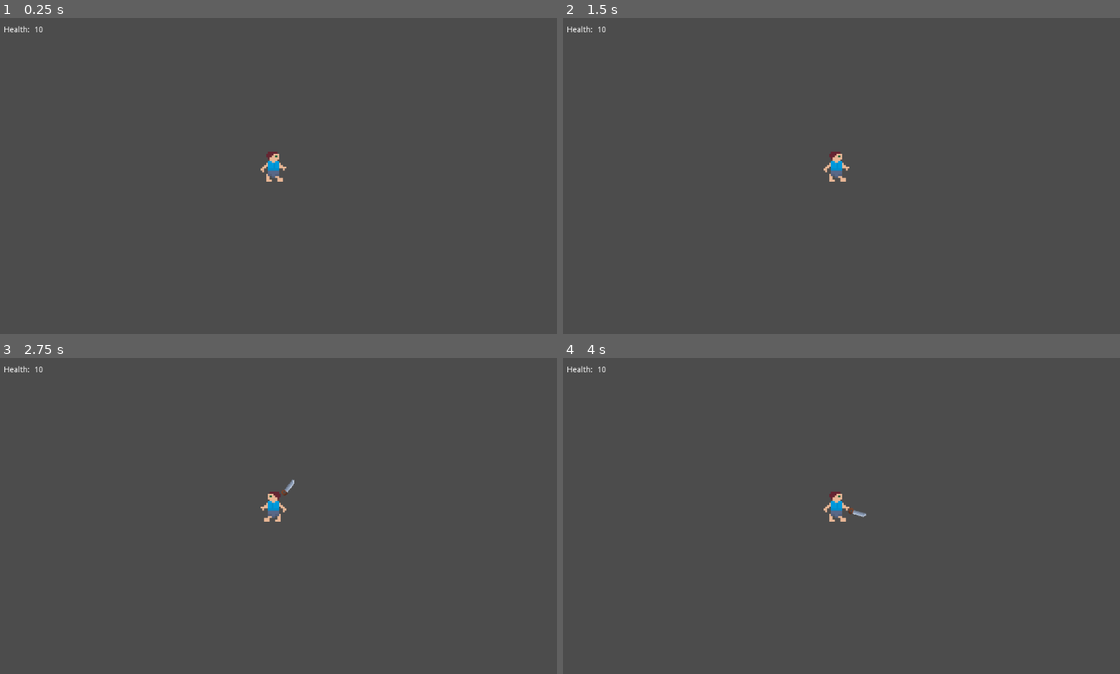
Above: before the commit, frames 1-4 (two rows, left to right).
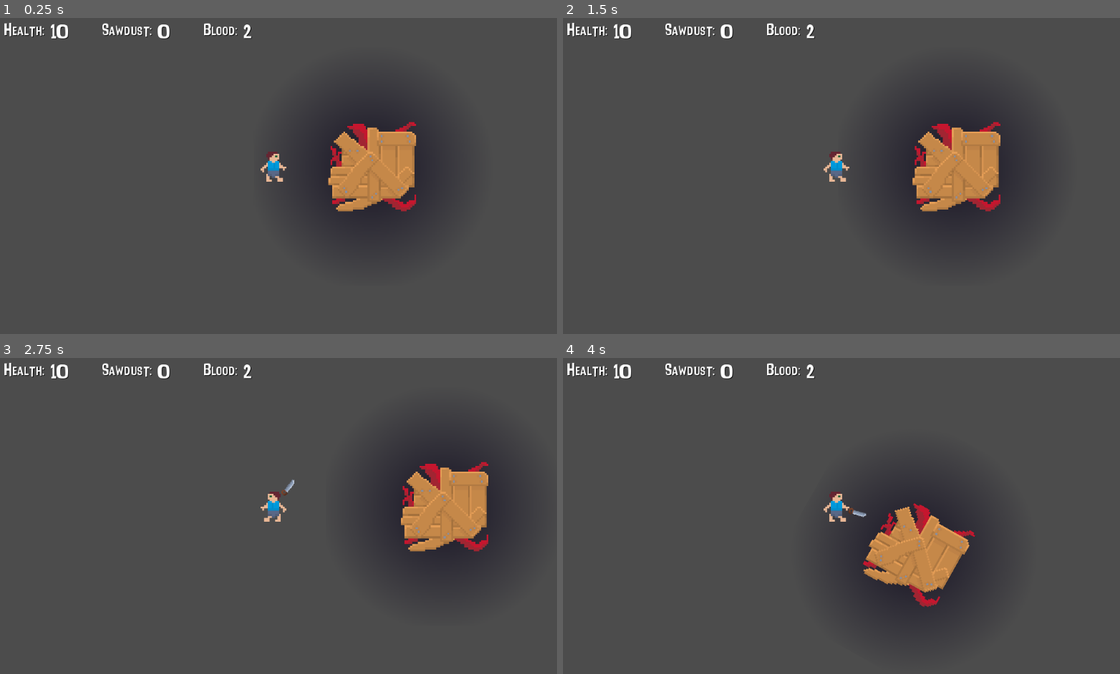
Above: after the commit, the same moments.

Repository: mcprog/BloodAndSawdust
Game: Godot game, scene res://Scenes/Player.tscn
Same seed, same stepped clock (60 frames per second), same inputs: the game is played once before the commit and once after it. The project has no main scene, so this scene is started directly.
Inputs (mouse positions are in pixels of both pictures, inside the frame that each line leads up to):
- Up to frame 1 (0.25 s): no input
- Up to frame 2 (1.5 s): move the mouse to (964, 150) at 0.52 s; press the mouse at (964, 150) at 0.53 s; hold D (right) from 0.53 s (still down); tap Space (jump) at 0.77 s; move the mouse to (724, 182) at 1.27 s; release the mouse at (724, 182) at 1.28 s; click (724, 182) at 1.35 s
- Up to frame 3 (2.75 s): tap Space (jump) at 1.52 s; move the mouse to (328, 433) at 2.02 s; release D (right) at 2.03 s; press the mouse at (328, 433) at 2.03 s; hold A (left) from 2.03 s (still down)
- Up to frame 4 (4 s): move the mouse to (808, 572) at 2.77 s; release A (left) at 2.78 s; release the mouse at (808, 572) at 2.78 s; hold D (right) from 2.78 s (still down); click (808, 572) at 2.85 s; tap Space (jump) at 3.02, 3.77 s; move the mouse to (1008, 557) at 3.52 s; press the mouse at (1008, 557) at 3.53 s

The runs differ from the first frame. In frame 1, 9.4% of the frame differs, in the area x 0-80%, y 1-70%; in frame 2, 9.4%; in frame 3, 9.4%, in the area x 0-93%, y 1-70%; in frame 4, 9.4%.

Commit message:
added splinters and patrolling mosnter ai

Diff:
--- /dev/null
+++ b/Fonts/intensa_large.tres
@@ -0,0 +1,7 @@
+[gd_resource type="DynamicFont" load_steps=2 format=2]
+
+[ext_resource path="res://Fonts/Intensa Fuente.ttf" type="DynamicFontData" id=1]
+
+[resource]
+size = 48
+font_data = ExtResource( 1 )
--- /dev/null
+++ b/Fonts/intensa_normal.tres
@@ -0,0 +1,7 @@
+[gd_resource type="DynamicFont" load_steps=2 format=2]
+
+[ext_resource path="res://Fonts/Intensa Fuente.ttf" type="DynamicFontData" id=1]
+
+[resource]
+size = 30
+font_data = ExtResource( 1 )
--- a/Scenes/Crate.tscn
+++ b/Scenes/Crate.tscn
@@ -1,17 +1,81 @@
-[gd_scene load_steps=3 format=2]
+[gd_scene load_steps=6 format=2]
 
 [ext_resource path="res://Sprites/crate.png" type="Texture" id=1]
+[ext_resource path="res://Scripts/Crate.gd" type="Script" id=2]
 
 [sub_resource type="RectangleShape2D" id=1]
 extents = Vector2( 10, 11 )
+
+[sub_resource type="Animation" id=3]
+resource_name = "Break"
+length = 0.5
+tracks/0/type = "value"
+tracks/0/path = NodePath("Sprite:scale")
+tracks/0/interp = 1
+tracks/0/loop_wrap = true
+tracks/0/imported = false
+tracks/0/enabled = true
+tracks/0/keys = {
+"times": PoolRealArray( 0, 0.1, 0.2, 0.3, 0.4, 0.5 ),
+"transitions": PoolRealArray( 1, 1, 1, 1, 1, 1 ),
+"update": 0,
+"values": [ Vector2( 1, 1 ), Vector2( 0.8, 1 ), Vector2( 1, 1 ), Vector2( 1, 0.8 ), Vector2( 1, 1 ), Vector2( 1.1, 1.1 ) ]
+}
+tracks/1/type = "value"
+tracks/1/path = NodePath("Sprite:modulate")
+tracks/1/interp = 1
+tracks/1/loop_wrap = true
+tracks/1/imported = false
+tracks/1/enabled = true
+tracks/1/keys = {
+"times": PoolRealArray( 0.4, 0.5 ),
+"transitions": PoolRealArray( 1, 1 ),
+"update": 0,
+"values": [ Color( 1, 1, 1, 1 ), Color( 1, 1, 1, 0.627451 ) ]
+}
+tracks/2/type = "method"
+tracks/2/path = NodePath(".")
+tracks/2/interp = 1
+tracks/2/loop_wrap = true
+tracks/2/imported = false
+tracks/2/enabled = true
+tracks/2/keys = {
+"times": PoolRealArray( 0.5 ),
+"transitions": PoolRealArray( 1 ),
+"values": [ {
+"args": [  ],
+"method": "destroy"
+} ]
+}
+
+[sub_resource type="Animation" id=2]
+resource_name = "Breaking"
+loop = true
+tracks/0/type = "value"
+tracks/0/path = NodePath("Sprite:rotation_degrees")
+tracks/0/interp = 1
+tracks/0/loop_wrap = true
+tracks/0/imported = false
+tracks/0/enabled = true
+tracks/0/keys = {
+"times": PoolRealArray( 0, 0.2, 0.4, 0.6, 0.8, 1 ),
+"transitions": PoolRealArray( 1, 1, 1, 1, 1, 1 ),
+"update": 0,
+"values": [ 0.0, 5.0, 0.0, -5.0, 2.0, 0.0 ]
+}
 
 [node name="Crate" type="StaticBody2D" groups=[
 "wood",
 ]]
 collision_mask = 12
+script = ExtResource( 2 )
 
 [node name="Sprite" type="Sprite" parent="."]
 texture = ExtResource( 1 )
 
 [node name="CollisionShape2D" type="CollisionShape2D" parent="."]
 shape = SubResource( 1 )
+
+[node name="AnimationPlayer" type="AnimationPlayer" parent="."]
+anims/Break = SubResource( 3 )
+anims/Breaking = SubResource( 2 )
--- a/Scenes/Game.tscn
+++ b/Scenes/Game.tscn
@@ -40,6 +40,9 @@
 [node name="Barrier2" parent="." instance=ExtResource( 5 )]
 position = Vector2( 559, -94 )
 rotation = -1.5708
+
+[node name="Crate" parent="." instance=ExtResource( 8 )]
+position = Vector2( -5, -17 )
 
 [node name="Player" parent="." instance=ExtResource( 2 )]
 position = Vector2( 54, 34 )
@@ -87,6 +90,3 @@
 
 [node name="Bloop" parent="." instance=ExtResource( 6 )]
 position = Vector2( 30, -28 )
-
-[node name="Crate" parent="." instance=ExtResource( 8 )]
-position = Vector2( -5, -17 )
--- /dev/null
+++ b/Scenes/Monster.tscn
@@ -0,0 +1,44 @@
+[gd_scene load_steps=8 format=2]
+
+[ext_resource path="res://Sprites/vinette.png" type="Texture" id=1]
+[ext_resource path="res://Sprites/monster.png" type="Texture" id=2]
+[ext_resource path="res://Scripts/Monster.gd" type="Script" id=3]
+[ext_resource path="res://Audio/crunch.wav" type="AudioStream" id=4]
+[ext_resource path="res://Audio/slurp.wav" type="AudioStream" id=5]
+[ext_resource path="res://Audio/angry.wav" type="AudioStream" id=6]
+
+[sub_resource type="CircleShape2D" id=1]
+radius = 24.0208
+
+[node name="Monster" type="Node2D"]
+script = ExtResource( 3 )
+
+[node name="RayCast2D" type="RayCast2D" parent="."]
+cast_to = Vector2( 50, 0 )
+
+[node name="MonsterOrigin" type="Node2D" parent="."]
+
+[node name="MonsterBody" type="Area2D" parent="MonsterOrigin"]
+position = Vector2( 60, 0 )
+
+[node name="Shadow" type="Sprite" parent="MonsterOrigin/MonsterBody"]
+scale = Vector2( 0.5, 0.5 )
+texture = ExtResource( 1 )
+
+[node name="Sprite" type="Sprite" parent="MonsterOrigin/MonsterBody"]
+texture = ExtResource( 2 )
+
+[node name="CollisionShape2D" type="CollisionShape2D" parent="MonsterOrigin/MonsterBody"]
+shape = SubResource( 1 )
+
+[node name="RayCast2D" type="RayCast2D" parent="MonsterOrigin/MonsterBody"]
+cast_to = Vector2( 30, 0 )
+
+[node name="EatSound" type="AudioStreamPlayer2D" parent="."]
+stream = ExtResource( 4 )
+
+[node name="DrinkSound" type="AudioStreamPlayer2D" parent="."]
+stream = ExtResource( 5 )
+
+[node name="AngrySound" type="AudioStreamPlayer2D" parent="."]
+stream = ExtResource( 6 )
--- a/Scenes/Player.tscn
+++ b/Scenes/Player.tscn
@@ -1,8 +1,11 @@
-[gd_scene load_steps=6 format=2]
+[gd_scene load_steps=9 format=2]
 
 [ext_resource path="res://Sprites/player.png" type="Texture" id=1]
 [ext_resource path="res://Scripts/Player.gd" type="Script" id=2]
 [ext_resource path="res://Scenes/Saw.tscn" type="PackedScene" id=3]
+[ext_resource path="res://Fonts/intensa_normal.tres" type="DynamicFont" id=4]
+[ext_resource path="res://Fonts/intensa_large.tres" type="DynamicFont" id=5]
+[ext_resource path="res://Scenes/Monster.tscn" type="PackedScene" id=6]
 
 [sub_resource type="CapsuleShape2D" id=1]
 radius = 5.0
@@ -29,6 +32,9 @@
 collision_layer = 4
 collision_mask = 19
 script = ExtResource( 2 )
+sawdust = 0
+
+[node name="Monster" parent="." instance=ExtResource( 6 )]
 
 [node name="Saw" parent="." instance=ExtResource( 3 )]
 position = Vector2( 0, 0 )
@@ -56,24 +62,89 @@
 "_edit_use_anchors_": false
 }
 
-[node name="HBoxContainer" type="HBoxContainer" parent="HUD/MarginContainer"]
+[node name="Stats" type="HBoxContainer" parent="HUD/MarginContainer"]
 margin_left = 30.0
 margin_top = 10.0
 margin_right = 994.0
 margin_bottom = 100.0
+custom_constants/separation = 60
 
-[node name="HealthLabel" type="Label" parent="HUD/MarginContainer/HBoxContainer"]
-margin_top = 38.0
-margin_right = 50.0
-margin_bottom = 52.0
-text = "Health: "
+[node name="Health" type="HBoxContainer" parent="HUD/MarginContainer/Stats"]
+margin_right = 116.0
+margin_bottom = 90.0
+custom_constants/separation = 10
 
-[node name="HealthValue" type="Label" parent="HUD/MarginContainer/HBoxContainer"]
-margin_left = 54.0
-margin_top = 38.0
-margin_right = 70.0
-margin_bottom = 52.0
+[node name="Label" type="Label" parent="HUD/MarginContainer/Stats/Health"]
+margin_top = 28.0
+margin_right = 73.0
+margin_bottom = 61.0
+custom_fonts/font = ExtResource( 4 )
+custom_colors/font_color_shadow = Color( 0, 0, 0, 1 )
+text = "Health:"
+__meta__ = {
+"_edit_use_anchors_": false
+}
+
+[node name="Value" type="Label" parent="HUD/MarginContainer/Stats/Health"]
+margin_left = 83.0
+margin_top = 19.0
+margin_right = 116.0
+margin_bottom = 70.0
+custom_fonts/font = ExtResource( 5 )
+custom_colors/font_color_shadow = Color( 0, 0, 0, 1 )
 text = "10"
+
+[node name="Sawdust" type="HBoxContainer" parent="HUD/MarginContainer/Stats"]
+margin_left = 176.0
+margin_right = 297.0
+margin_bottom = 90.0
+custom_constants/separation = 10
+
+[node name="Label" type="Label" parent="HUD/MarginContainer/Stats/Sawdust"]
+margin_top = 28.0
+margin_right = 89.0
+margin_bottom = 61.0
+custom_fonts/font = ExtResource( 4 )
+custom_colors/font_color_shadow = Color( 0, 0, 0, 1 )
+text = "Sawdust:"
+__meta__ = {
+"_edit_use_anchors_": false
+}
+
+[node name="Value" type="Label" parent="HUD/MarginContainer/Stats/Sawdust"]
+margin_left = 99.0
+margin_top = 19.0
+margin_right = 121.0
+margin_bottom = 70.0
+custom_fonts/font = ExtResource( 5 )
+custom_colors/font_color_shadow = Color( 0, 0, 0, 1 )
+text = "0"
+
+[node name="Blood" type="HBoxContainer" parent="HUD/MarginContainer/Stats"]
+margin_left = 357.0
+margin_right = 450.0
+margin_bottom = 90.0
+custom_constants/separation = 10
+
+[node name="Label" type="Label" parent="HUD/MarginContainer/Stats/Blood"]
+margin_top = 28.0
+margin_right = 61.0
+margin_bottom = 61.0
+custom_fonts/font = ExtResource( 4 )
+custom_colors/font_color_shadow = Color( 0, 0, 0, 1 )
+text = "Blood:"
+__meta__ = {
+"_edit_use_anchors_": false
+}
+
+[node name="Value" type="Label" parent="HUD/MarginContainer/Stats/Blood"]
+margin_left = 71.0
+margin_top = 19.0
+margin_right = 93.0
+margin_bottom = 70.0
+custom_fonts/font = ExtResource( 5 )
+custom_colors/font_color_shadow = Color( 0, 0, 0, 1 )
+text = "0"
 
 [node name="AnimationPlayer" type="AnimationPlayer" parent="."]
 anims/Hurt = SubResource( 2 )
--- a/Scenes/Saw.tscn
+++ b/Scenes/Saw.tscn
@@ -46,9 +46,12 @@
 
 [node name="SawOrigin" type="Node2D" parent="."]
 
-[node name="Area2D" type="Area2D" parent="SawOrigin"]
+[node name="Area2D" type="Area2D" parent="SawOrigin" groups=[
+"saw",
+]]
 position = Vector2( 10, 0 )
 scale = Vector2( 0.5, 0.5 )
+collision_layer = 32
 
 [node name="Sprite" type="Sprite" parent="SawOrigin/Area2D"]
 rotation = 0.785398
@@ -64,3 +67,4 @@
 [node name="AudioStreamPlayer2D" type="AudioStreamPlayer2D" parent="."]
 stream = ExtResource( 3 )
 [connection signal="body_entered" from="SawOrigin/Area2D" to="." method="_on_Area2D_body_entered"]
+[connection signal="body_exited" from="SawOrigin/Area2D" to="." method="_on_Area2D_body_exited"]
--- /dev/null
+++ b/Scenes/Splinter.tscn
@@ -0,0 +1,23 @@
+[gd_scene load_steps=4 format=2]
+
+[ext_resource path="res://Sprites/spear.png" type="Texture" id=1]
+[ext_resource path="res://Scripts/Splinter.gd" type="Script" id=2]
+
+[sub_resource type="RectangleShape2D" id=1]
+extents = Vector2( 15, 1 )
+
+[node name="Splinter" type="Area2D"]
+scale = Vector2( 0.5, 0.5 )
+collision_layer = 16
+collision_mask = 14
+script = ExtResource( 2 )
+
+[node name="Sprite" type="Sprite" parent="."]
+rotation = 0.785398
+texture = ExtResource( 1 )
+
+[node name="CollisionShape2D" type="CollisionShape2D" parent="."]
+position = Vector2( -0.5, 0 )
+shape = SubResource( 1 )
+[connection signal="body_entered" from="." to="." method="_on_Splinter_body_entered"]
+[connection signal="body_exited" from="." to="." method="_on_Splinter_body_exited"]
--- /dev/null
+++ b/Scripts/Crate.gd
@@ -0,0 +1,29 @@
+extends StaticBody2D
+
+
+# Declare member variables here. Examples:
+# var a = 2
+# var b = "text"
+const SawTime = 2
+
+var saw_timer = -1;
+
+func start_sawing():
+	saw_timer = 0
+	$AnimationPlayer.play("Breaking")
+
+func stop_sawing():
+	saw_timer = -1
+	$AnimationPlayer.stop()
+
+func die():
+	$AnimationPlayer.play("Break")
+
+func destroy():
+	queue_free()
+
+func _process(delta):
+	if saw_timer >= 0:
+		saw_timer += delta
+	if saw_timer >= SawTime:
+		die()
--- /dev/null
+++ b/Scripts/HealthBar.gd
@@ -0,0 +1,10 @@
+extends HBoxContainer
+
+
+# Declare member variables here. Examples:
+# var a = 2
+# var b = "text"
+
+
+func update_value(new_value):
+	$Value.text = str(new_value)
--- /dev/null
+++ b/Scripts/Monster.gd
@@ -0,0 +1,97 @@
+extends Node2D
+
+
+enum States {
+	Patrolling, Angry, AttackingPlayer, AttackingEnemy
+}
+
+const EatBreak = 5
+const DrinkBreak = 8
+
+const ClosePlayer = 35
+const FarPlayer = 100
+const Epsilon = 7
+const RotateSpeed = .75;
+const MoveSpeed = 1.2
+const RotateTime = 3
+
+const Splinter = preload("res://Scenes/Splinter.tscn")
+
+var player;
+var state
+
+var eat_timer
+var drink_timer
+var rotation_timer
+var go_close
+
+func _ready():
+	randomize()
+	player = get_parent()
+	state = States.Patrolling;
+	drink_timer = DrinkBreak
+	eat_timer = EatBreak
+	rotation_timer = RotateTime
+	go_close = true
+
+func eat(delta):
+	eat_timer -= delta
+	if eat_timer < 0:
+		if player.eat():
+			$EatSound.play()
+		else:
+			get_angry()
+		eat_timer = EatBreak
+
+func drink(delta):
+	drink_timer -= delta
+	if drink_timer < 0:
+		if player.drink():
+			$DrinkSound.play()
+		else:
+			get_angry()
+		drink_timer = DrinkBreak
+
+func patrol(delta):
+	rotation_timer -= delta
+	if rotation_timer < 0:
+		#choose new target rotation
+		rotation_timer = RotateTime
+		$RayCast2D.rotation = rand_range(0, PI * 2)
+	else:
+		$MonsterOrigin.rotation = lerp_angle($MonsterOrigin.rotation, $RayCast2D.rotation, delta * RotateSpeed)
+	if go_close:
+		var goal = $MonsterOrigin.position
+		goal.x += ClosePlayer
+		if abs(goal.x - $MonsterOrigin/MonsterBody.position.x) < Epsilon:
+			go_close = false
+		else:
+			$MonsterOrigin/MonsterBody.position = lerp($MonsterOrigin/MonsterBody.position, goal, delta * MoveSpeed)
+	else:
+		var goal = $MonsterOrigin.position
+		goal.x += FarPlayer
+		if abs(goal.x - $MonsterOrigin/MonsterBody.position.x) < Epsilon:
+			go_close = true
+		else:
+			$MonsterOrigin/MonsterBody.position = lerp($MonsterOrigin/MonsterBody.position, goal, delta * MoveSpeed)
+
+func get_angry():
+	$AngrySound.play()
+	state = States.Angry
+	print("angry")
+	var instance = Splinter.instance()
+	instance.global_position = $MonsterOrigin/MonsterBody.global_position
+	#$MonsterOrigin/MonsterBody/RayCast2D.look_at(player.global_position)
+	#instance.global_rotation = $MonsterOrigin/MonsterBody/RayCast2D.rotation
+	instance.look_at(player.global_position)
+	player.owner.add_child(instance)
+
+
+
+
+func _process(delta):
+	if state == States.Patrolling:
+		eat(delta);
+		patrol(delta);
+	elif state == States.Angry:
+		pass
--- a/Scripts/Player.gd
+++ b/Scripts/Player.gd
@@ -7,11 +7,20 @@
 export(float) var speed = 85
 export(float) var jump = -230
 export(int) var health = 10
+export(int) var sawdust = 5;
+export(int) var blood = 2;
 
 var can_jump = false
 var did_jump = false
 
-onready var health_value = $HUD/MarginContainer/HBoxContainer/HealthValue
+onready var health_value = $HUD/MarginContainer/Stats/Health/Value
+onready var sawdust_value = $HUD/MarginContainer/Stats/Sawdust/Value
+onready var blood_value = $HUD/MarginContainer/Stats/Blood/Value
+
+func _ready():
+	health_value.text = str(health)
+	sawdust_value.text = str(sawdust)
+	blood_value.text = str(blood)
 
 func _process(delta):
 	motion.x = 0
@@ -41,13 +50,29 @@
 	else:
 		$Saw.hide()
 
+func eat() -> bool:
+	sawdust -= 1
+	if sawdust < 0:
+		return false
+	sawdust_value.text = str(sawdust)
+	return true
+
+func drink() -> bool:
+	blood -= 1
+	if blood < 0:
+		return false
+	blood_value.text = str(blood)
+	return true
+
 
 func die():
 	queue_free()
 
-func take_damage():
-	health -= 1
+func take_damage(amt = 1):
+	health -= amt
 	$AnimationPlayer.play("Hurt")
+	blood += 1
+	blood_value.text = str(blood)
 	if health <= 0:
 		die()
 	else:
--- a/Scripts/Saw.gd
+++ b/Scripts/Saw.gd
@@ -47,4 +47,13 @@
 	if body.is_in_group("enemy"):
 		print("hit enemy")
 	elif body.is_in_group("wood"):
-		print("hit wood")
+		body.start_sawing()
+
+
+func _on_Area2D_body_exited(body):
+	if not visible:
+		return;
+	if body.is_in_group("enemy"):
+		print("hit enemy")
+	elif body.is_in_group("wood"):
+		body.stop_sawing()
--- /dev/null
+++ b/Scripts/Splinter.gd
@@ -0,0 +1,36 @@
+extends Area2D
+
+
+# Declare member variables here. Examples:
+# var a = 2
+# var b = "text"
+const Speed = 95
+
+var direction = Vector2(1, 0)
+# Called when the node enters the scene tree for the first time.
+func _ready():
+	direction = direction.rotated(rotation)
+
+
+
+func _process(delta):
+
+	position += direction * Speed * delta
+
+func die():
+	print("splinter died")
+	queue_free()
+
+func _on_Splinter_body_exited(body):
+	print("body exited (splinter)")
+	if body.is_in_group("player"):
+		print("splintered player")
+		body.take_damage(2)
+	die()
+
+
+
+func _on_Splinter_body_entered(body):
+	if body.is_in_group("player"):
+		return
+	die()
--- a/project.godot
+++ b/project.godot
@@ -76,6 +76,7 @@
 2d_physics/layer_3="Player"
 2d_physics/layer_4="Enemy"
 2d_physics/layer_5="Projectiles"
+2d_physics/layer_6="Weapon"
 
 [rendering]
 
Not shown, added: Audio/angry.wav.import
Not shown, added: Audio/crunch.wav.import
Not shown, added: Audio/slurp.wav.import
Binary file added: Fonts/Intensa Fuente.ttf
Binary file added: Sprites/monster.png
Not shown, added: Sprites/monster.png.import
Binary file added: Sprites/spear.png
Not shown, added: Sprites/spear.png.import
Binary file added: Sprites/vinette.png
Not shown, added: Sprites/vinette.png.import
Not shown, changed: credits.txt
Not shown, added: Audio/angry.wav
(and 2 more such lines)
